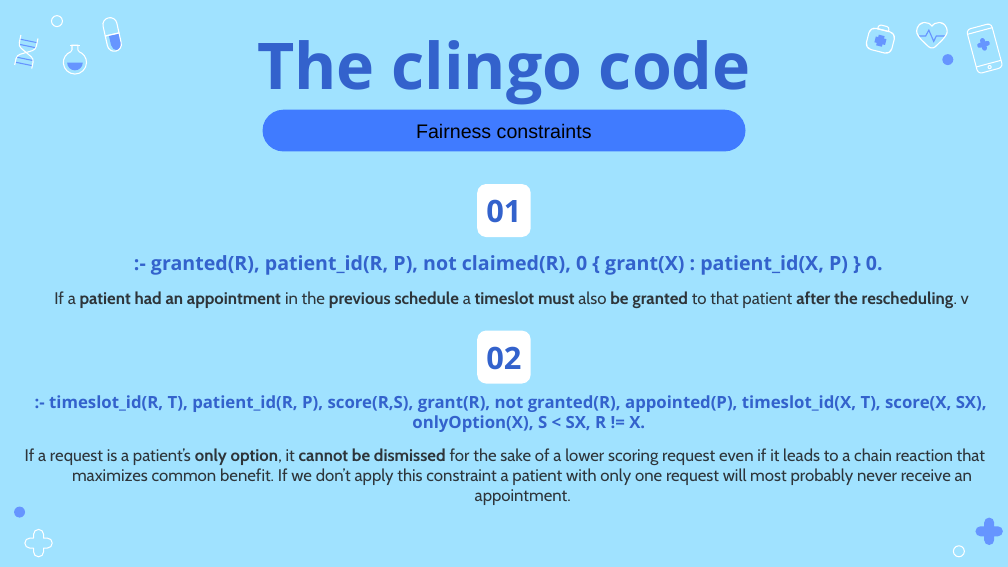
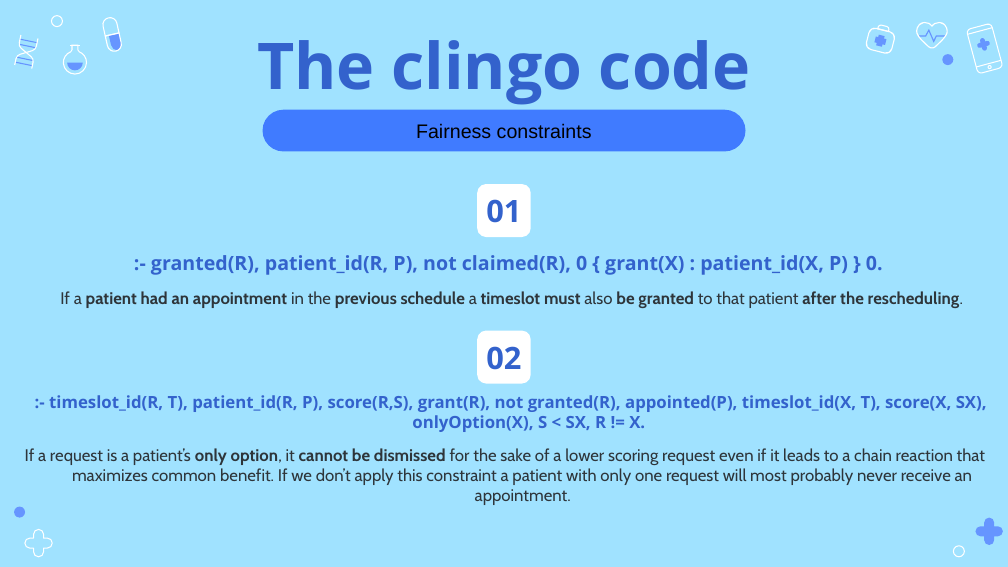
Before and after one commit to StavrosKanias/Medical_Appointment_Rescheduling_App, a slide deck: slide 31 of ENIGMA 2023/Presentation.pptx. Drawn at 1008x567 pixels with LibreOffice and Linux fonts; fonts in the diff are those of the drawing. Boxes give left, top, right and bottom in pixels: in the first picture for what was removed or moved away, otherwise in the second. Text is boxed around its words. In the diff, an @@ line names an element or a change of style, - is before the commit and + after.

```diff
--- a/ENIGMA 2023/Presentation.pptx
+++ b/ENIGMA 2023/Presentation.pptx
@@ subtitle at [60, 291, 963, 308]: text changed @@
-If a patient had an appointment in the previous schedule a timeslot must also be granted to that patient after the rescheduling. v
+If a patient had an appointment in the previous schedule a timeslot must also be granted to that patient after the rescheduling.
```
Also in this commit, not shown: 4 other slides changed, 1 slide added, 1 slide removed, 7 other files.
